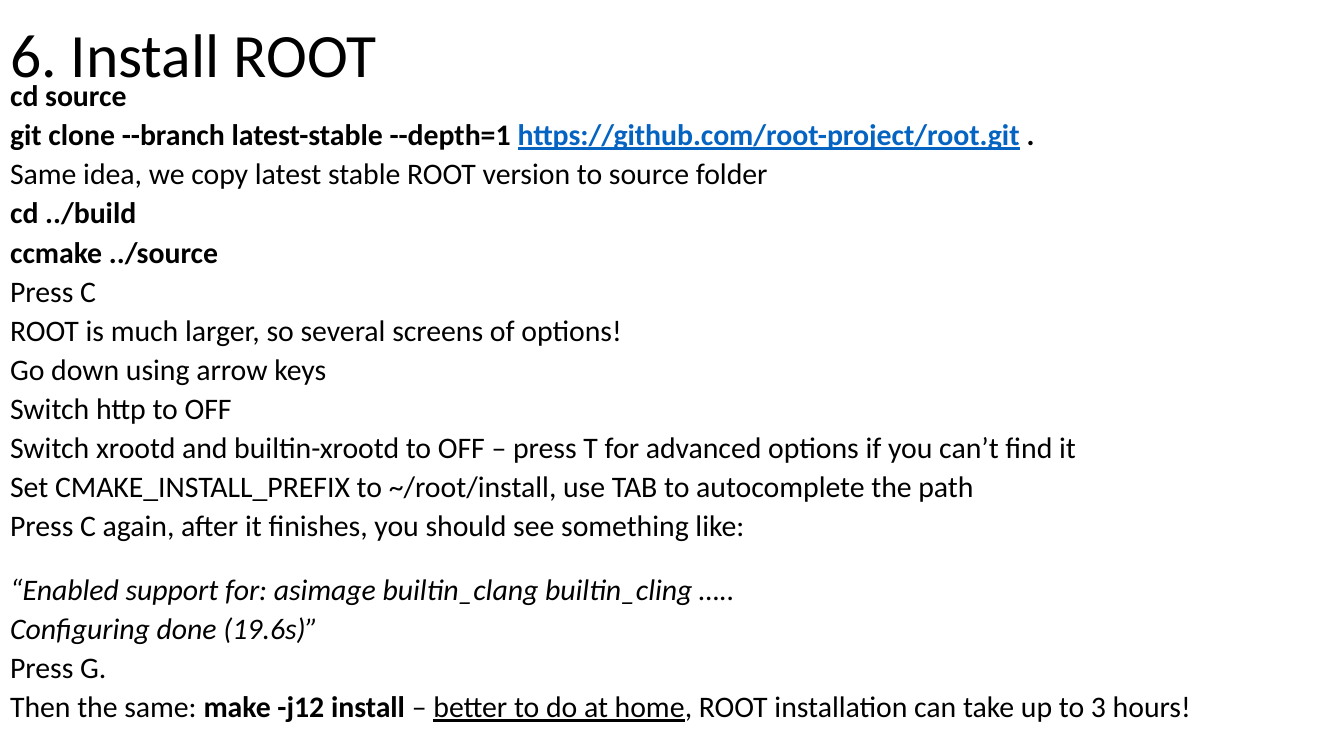
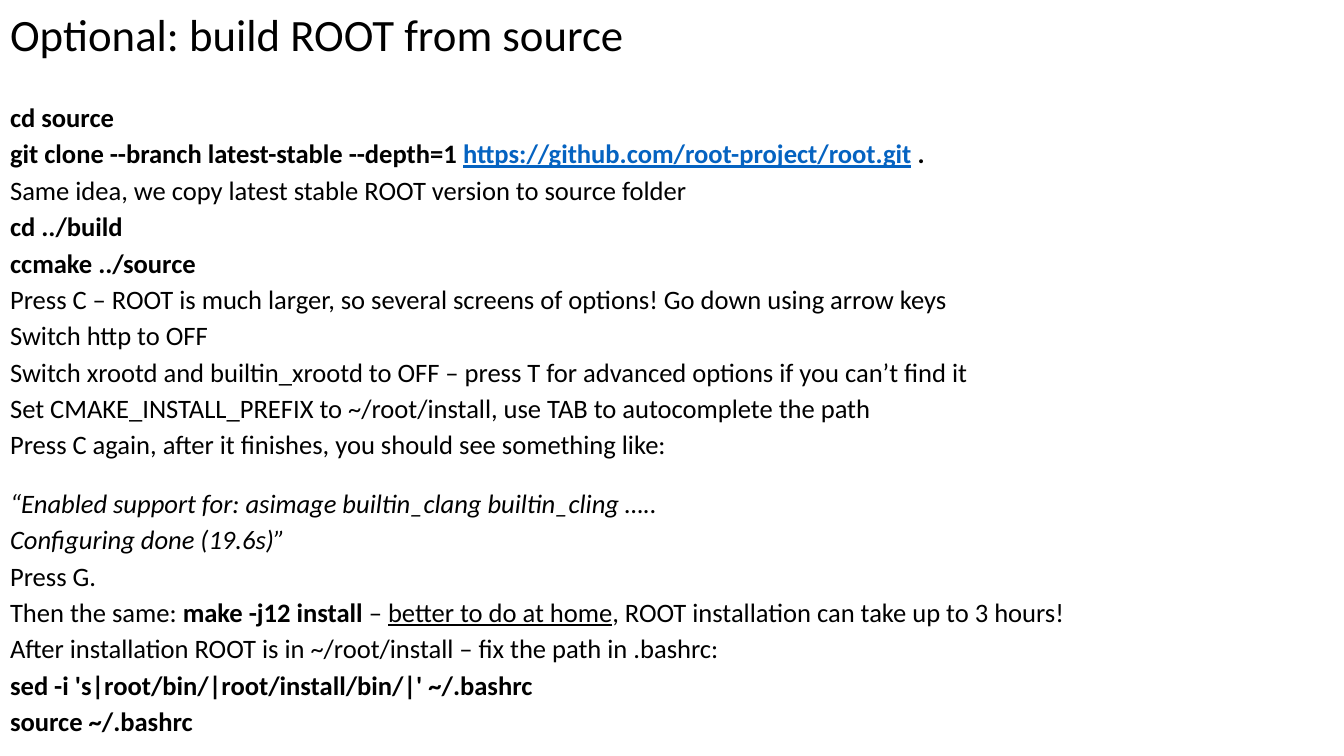
Before and after one commit to dima3551/geant4-course, a slide deck: slide 21 of 1-Introduction-and-installation/1 Introduction and installation.pptx (slide 15 before the commit). Drawn at 1344x756 pixels with LibreOffice and Linux fonts; fonts in the diff are those of the drawing. Boxes give left, top, right and bottom in pixels: in the first picture for what was removed or moved away, otherwise in the second. Text is boxed around its words. In the diff, an @@ line names an element or a change of style, - is before the commit and + after.

```diff
--- a/1-Introduction-and-installation/1 Introduction and installation.pptx
+++ b/1-Introduction-and-installation/1 Introduction and installation.pptx
@@ title added at (10,20,623,59), 32 pt, text #000000 @@
+Optional: build ROOT from source
@@ title removed at (10,34,376,91) @@
-6. Install ROOT
@@ text "cd source": place and size @@
-text "cd source" at (10,85,1191,722)
+text "cd source" at (10,108,1064,733)
@@ text at (10,108,1064,627): size 21.3 to 19 pt in "cd source", "git clone --branch latest-stable --depth=1 https://github.co ...", "Same idea, we copy latest stable ROOT ...", "cd ../build" and 8 more places; indent changed; more space between paragraphs @@
@@ text at (10,290,946,314): text changed; size 21.3 to 19 pt @@
-Press C
-ROOT is much larger, so several screens of options!
-Go down using arrow keys
+Press C – ROOT is much larger, so several screens of options! Go down using arrow keys
@@ text at (10,363,967,387): text changed; size 21.3 to 19 pt @@
-Switch xrootd and builtin-xrootd to OFF – press T for advanced options if you can’t find it
+Switch xrootd and builtin_xrootd to OFF – press T for advanced options if you can’t find it
@@ text at (10,639,718,733): paragraphs added @@
+After installation ROOT is in ~/root/install – fix the path in .bashrc:
+sed -i 's|root/bin/|root/install/bin/|' ~/.bashrc
+source ~/.bashrc
```
Also in this commit, not shown: 19 other slides changed, 3 slides added, 2 other files.
